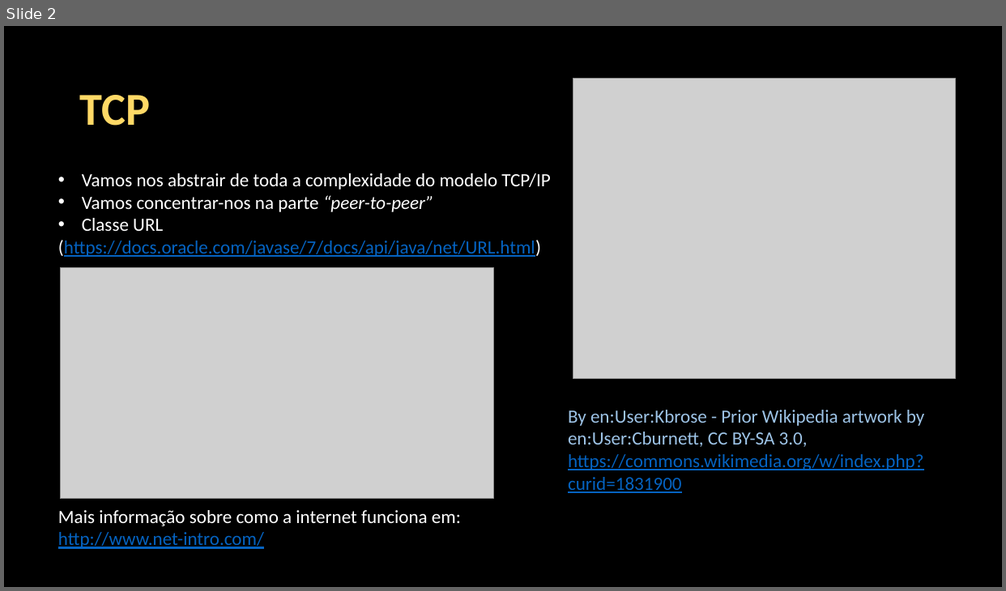
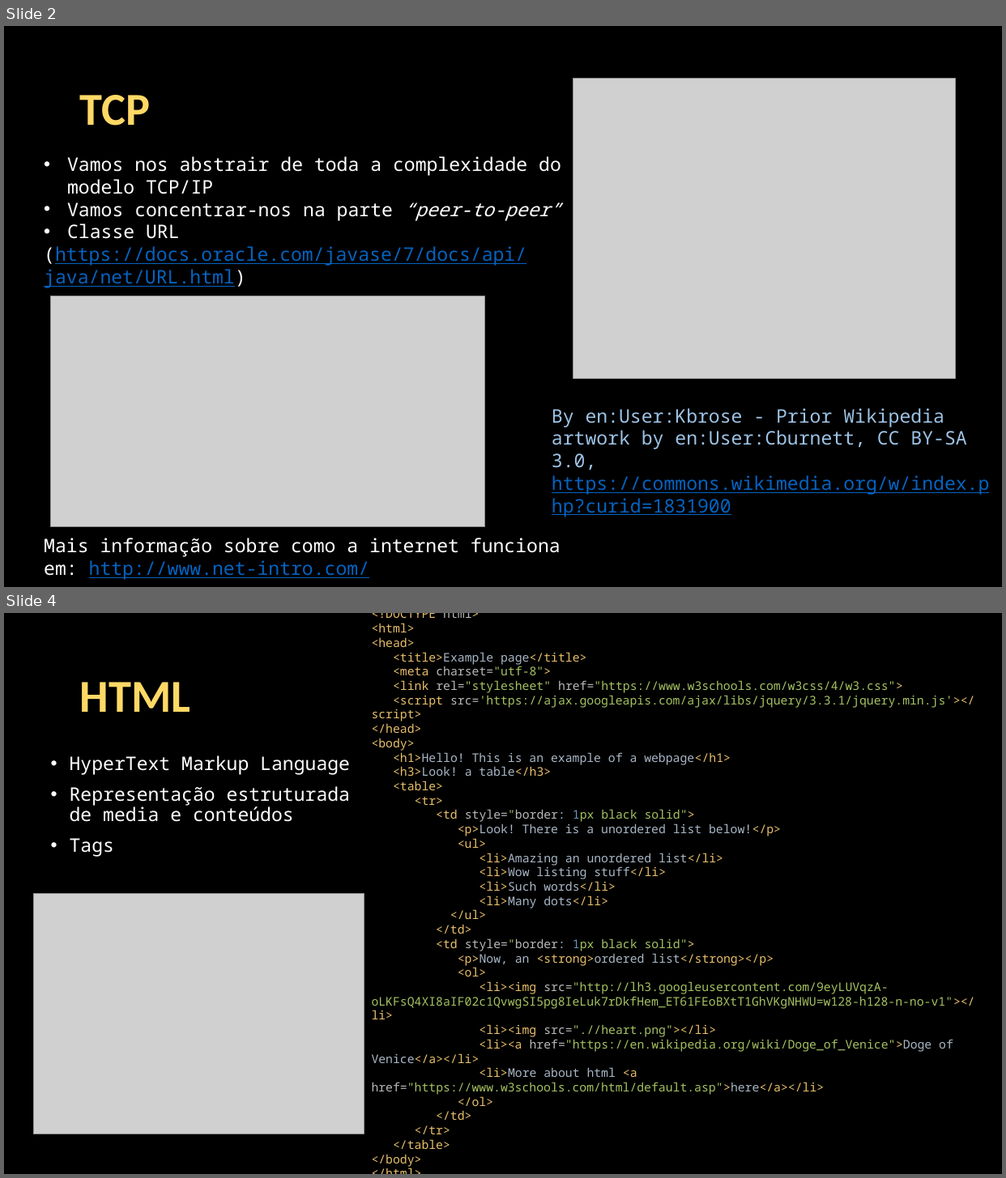
Before and after one commit to Java-Mooc/Advanced-Java, a slide deck: PPT1 - Ligacao a internet.pptx. Shown one above the other, each under a label of ours: slide 2 before the commit, slides 2 and 4 after it; the slides between them are not shown. The pictures are 1006x591 and 1006x1178 pixels, drawn with LibreOffice and Linux fonts; fonts in the diff are those of the drawing; grey boxes stand for pictures. Boxes give left, top, right and bottom in pixels: in the first picture for what was removed or moved away, otherwise in the second. Text is boxed around its words. In the diff, an @@ line names an element or a change of style, - is before the commit and + after.

```diff
--- a/PPT1 - Ligacao a internet.pptx
+++ b/PPT1 - Ligacao a internet.pptx
@@ slide 4 added at box(4, 613, 1002, 1174), background #000000 @@
@@ text added at box(372, 613, 975, 1167), 11.5 pt, text #A5C261 @@
+<!DOCTYPE html>
+<html>
+<head>
+<title>Example page</title>
+<meta charset="utf-8">
+<link rel="stylesheet" href="https://www.w3schools.com/w3css/4/w3.css">
+<script src='https://ajax.googleapis.com/ajax/libs/jquery/3.3.1/jquery.min.js'></script>
+</head>
+<body>
+<h1>Hello! This is an example of a webpage</h1>
+<h3>Look! a table</h3>
+<table>
+<tr>
+<td style="border: 1px black solid">
+<p>Look! There is a unordered list below!</p>
+<ul>
+<li>Amazing an unordered list</li>
+<li>Wow listing stuff</li>
+<li>Such words</li>
+<li>Many dots</li>
+</ul>
+</td>
+<td style="border: 1px black solid">
+<p>Now, an <strong>ordered list</strong></p>
+<ol>
+<li><img src="http://lh3.googleusercontent.com/9eyLUVqzA-oLKFsQ4XI8aIF02c1QvwgSI5pg8IeLuk7rDkfHem_ET61FEoBXtT1GhVKgNHWU=w128-h128-n-no-v1"></li>
+<li><img src=".//heart.png"></li>
+<li><a href="https://en.wikipedia.org/wiki/Doge_of_Venice">Doge of Venice</a></li>
+<li>More about html <a href="https://www.w3schools.com/html/default.asp">here</a></li>
+</ol>
+</td>
+</tr>
+</table>
+</body>
+</html>
@@ title added at box(80, 682, 191, 712), 44 pt, text #FFD966, bold @@
+HTML
@@ text added at box(70, 756, 350, 857), 18 pt, text #FFFFFF @@
+• HyperText Markup Language
+• Representação estruturada de media e conteúdos
+• Tags
@@ picture added at box(33, 894, 364, 1135) @@
@@ slide 2 changed as well @@
@@ text "Vamos nos abstrair de toda ..." at box(44, 156, 561, 580): font Calibri to Noto Sans Mono @@
@@ text "Vamos nos abstrair de toda ...": place and size @@
-text "Vamos nos abstrair de toda ..." at box(58, 173, 550, 549)
+text "Vamos nos abstrair de toda ..." at box(44, 156, 561, 580)
@@ picture: place and size @@
-picture at box(60, 268, 493, 499)
+picture at box(51, 297, 484, 527)
@@ text "By en:User:Kbrose - Prior Wikipedia ...": place and size @@
-text "By en:User:Kbrose - Prior Wikipedia ..." at box(568, 410, 924, 493)
+text "By en:User:Kbrose - Prior Wikipedia ..." at box(552, 408, 990, 517)
@@ text "By en:User:Kbrose - Prior Wikipedia ..." at box(552, 408, 990, 517): font Calibri to Noto Sans Mono @@
```
Also in this commit, not shown: 2 other slides changed, 4 other slides added, 2 slides removed, 7 other files.
